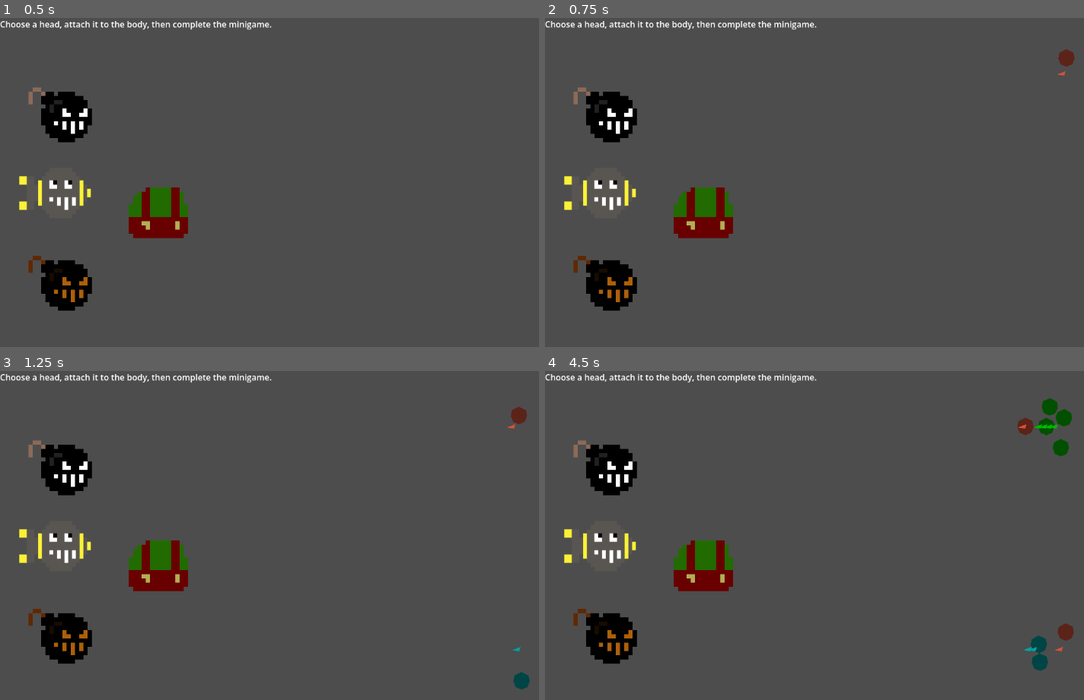
Above: before the commit, frames 1-4 (two rows, left to right).
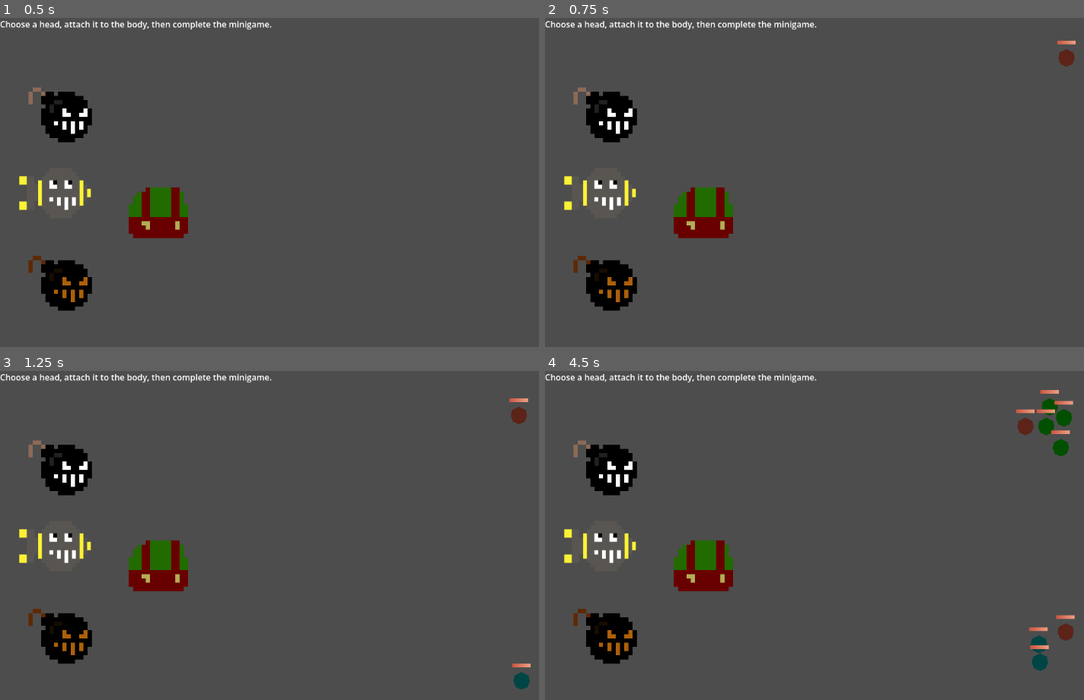
Above: after the commit, the same moments.

Repository: EctoCandy/Toy-Making-Game
Game: Godot game, scene res://Scenes/Lanes/lanes_proto_main.tscn
The game is run twice, just before and just after one commit, with the same random seed, the same clock (stepped at 60 frames per second) and the same inputs.
Inputs (mouse positions are in pixels of both pictures, inside the frame that each line leads up to):
- Up to frame 1 (0.5 s): no input
- Up to frame 2 (0.75 s): tap Enter at 0.5 s; move the mouse to (981, 172) at 0.52 s; hold 1 (1_key) from 0.53 s (still down); click (981, 172) at 0.67 s
- Up to frame 3 (1.25 s): keep holding 1 (1_key)
- Up to frame 4 (4.5 s): release 1 (1_key) at 1.25 s; tap Space at 1.25 s; drag from (728, 558) to (outside the picture) at 1.27 s; move the mouse to (911, 466) at 2.02 s; hold 3 (3_key) 2.03-2.75 s; click (911, 466) at 2.17 s; drag from (819, 611) to (outside the picture) at 2.77 s; move the mouse to (1030, 591) at 3.52 s; hold 1 (1_key) 3.53-4.25 s; click (1030, 591) at 3.67 s; drag from (668, 489) to (1078, 426) at 4.27 s

Frame 1 is identical in both runs. In frame 2, less than 0.1% of the frame differs, in the area x 95-99%, y 6-18%; in frame 3, 0.1%; in frame 4, 0.5%, in the area x 87-99%, y 5-91%.

Commit message:
Unit sprites are no longer rotating, ordering uses y axis (2.5D) and I setup player unit healthbar in the sprite as an experiment

Diff:
--- a/Scenes/Lanes/basic_enemy.tscn
+++ b/Scenes/Lanes/basic_enemy.tscn
@@ -15,25 +15,25 @@
 max_contacts_reported = 7
 script = ExtResource("1_lnkmd")
 
-[node name="CollisionShape2D" type="CollisionShape2D" parent="." unique_id=489891610]
-shape = SubResource("CircleShape2D_my7ai")
+[node name="Pivot" type="Node2D" parent="." unique_id=80256902]
 
-[node name="Polygon2D" type="Polygon2D" parent="." unique_id=907939166]
-self_modulate = Color(0.43134022, 0.43134025, 0.43134025, 1)
-color = Color(1, 1, 1, 0.531)
-polygon = PackedVector2Array(-13.262101, -9.818968, 9.536743e-07, -16.45002, 13.262109, -9.818968, 15.472455, 1.2327856, 11.051755, 12.284538, 9.536743e-07, 16.981533, -11.051751, 12.284538, -15.472451, 1.2327856)
-
-[node name="AttackCooldown" type="Timer" parent="." unique_id=758884567]
-wait_time = 0.1
-
-[node name="HealthBarPivot" type="Node2D" parent="." unique_id=705748251]
-
-[node name="HealthBar" parent="HealthBarPivot" unique_id=1347073494 node_paths=PackedStringArray("unit") instance=ExtResource("2_fecjr")]
+[node name="HealthBar" parent="Pivot" unique_id=1347073494 node_paths=PackedStringArray("unit") instance=ExtResource("2_fecjr")]
 offset_left = -18.0
 offset_top = -32.0
 offset_right = 17.0
 offset_bottom = -25.0
 unit = NodePath("../..")
 
+[node name="Polygon2D" type="Polygon2D" parent="Pivot" unique_id=907939166]
+self_modulate = Color(0.43134022, 0.43134025, 0.43134025, 1)
+color = Color(1, 1, 1, 0.531)
+polygon = PackedVector2Array(-13.262101, -9.818968, 9.536743e-07, -16.45002, 13.262109, -9.818968, 15.472455, 1.2327856, 11.051755, 12.284538, 9.536743e-07, 16.981533, -11.051751, 12.284538, -15.472451, 1.2327856)
+
+[node name="CollisionShape2D" type="CollisionShape2D" parent="." unique_id=489891610]
+shape = SubResource("CircleShape2D_my7ai")
+
+[node name="AttackCooldown" type="Timer" parent="." unique_id=758884567]
+wait_time = 0.1
+
 [connection signal="body_exited" from="." to="." method="_on_body_exited"]
 [connection signal="timeout" from="AttackCooldown" to="." method="_on_attack_cooldown_timeout"]
--- a/Scenes/Lanes/basic_player_unit.tscn
+++ b/Scenes/Lanes/basic_player_unit.tscn
@@ -6,9 +6,6 @@
 [ext_resource type="Texture2D" uid="uid://dt83ps7f6x7na" path="res://Assets/Art/RobotBody.png" id="3_4stia"]
 [ext_resource type="Texture2D" uid="uid://c86sbraccobbm" path="res://Assets/Art/ToyCrankSpritesheet.png" id="3_w52iy"]
 [ext_resource type="Texture2D" uid="uid://bsc6k8joigrk6" path="res://Assets/Art/TankTreads.png" id="5_pxdfh"]
-
-[sub_resource type="CircleShape2D" id="CircleShape2D_my7ai"]
-radius = 17.117243
 
 [sub_resource type="AtlasTexture" id="AtlasTexture_pxdfh"]
 atlas = ExtResource("3_w52iy")
@@ -74,6 +71,27 @@
 "speed": 8.0
 }]
 
+[sub_resource type="Gradient" id="Gradient_0b2sg"]
+colors = PackedColorArray(0.4608078, 0.16061279, 0.068631016, 1, 0.16709885, 0.081441276, 0.05518698, 1)
+
+[sub_resource type="GradientTexture2D" id="GradientTexture2D_nyo6d"]
+gradient = SubResource("Gradient_0b2sg")
+width = 22
+height = 11
+fill_from = Vector2(1, 0)
+fill_to = Vector2(0, 0)
+
+[sub_resource type="Gradient" id="Gradient_fa85u"]
+colors = PackedColorArray(0.7931711, 0.34591502, 0.26320228, 1, 0.9321078, 0.6216492, 0.51269495, 1)
+
+[sub_resource type="GradientTexture2D" id="GradientTexture2D_24roy"]
+gradient = SubResource("Gradient_fa85u")
+width = 22
+height = 11
+
+[sub_resource type="CircleShape2D" id="CircleShape2D_nyo6d"]
+radius = 17.029387
+
 [node name="BasicPlayerUnit" type="RigidBody2D" unique_id=1349566713]
 collision_mask = 11
 mass = 0.1
@@ -82,52 +100,58 @@
 max_contacts_reported = 7
 script = ExtResource("1_oovt2")
 
-[node name="CollisionShape2D" type="CollisionShape2D" parent="." unique_id=489891610]
-shape = SubResource("CircleShape2D_my7ai")
+[node name="Pivot" type="Node2D" parent="." unique_id=1747119850]
 
-[node name="Polygon2D" type="Polygon2D" parent="." unique_id=907939166]
-color = Color(0.23810166, 0.26133683, 0.27383968, 1)
-polygon = PackedVector2Array(-13.262101, -9.818968, 9.536743e-07, -16.45002, 13.262109, -9.818968, 15.472455, 1.2327856, 11.051755, 12.284538, 9.536743e-07, 16.981533, -11.051751, 12.284538, -16, 1)
+[node name="Sprites" type="Node2D" parent="Pivot" unique_id=1312190282]
+position = Vector2(0, -23)
+scale = Vector2(0.8, 0.8)
 
-[node name="AttackCooldown" type="Timer" parent="." unique_id=1212120893]
-wait_time = 0.1
-
-[node name="HealthBarPivot" type="Node2D" parent="." unique_id=1468327187]
-
-[node name="HealthBar" parent="HealthBarPivot" unique_id=1347073494 node_paths=PackedStringArray("unit") instance=ExtResource("2_rgwky")]
-offset_left = -18.0
-offset_top = -31.0
-offset_right = 17.0
-offset_bottom = -24.0
-unit = NodePath("../..")
-
-[node name="Sprites" type="Node2D" parent="." unique_id=1312190282]
-visible = false
-
-[node name="TreadSpriteR" type="Sprite2D" parent="Sprites" unique_id=707859760]
+[node name="TreadSpriteR" type="Sprite2D" parent="Pivot/Sprites" unique_id=707859760]
 z_as_relative = false
 position = Vector2(18.999998, 18)
 scale = Vector2(0.4, 0.4)
 texture = ExtResource("5_pxdfh")
 
-[node name="CrankSprite" type="AnimatedSprite2D" parent="Sprites" unique_id=1837397419]
+[node name="CrankSprite" type="AnimatedSprite2D" parent="Pivot/Sprites" unique_id=1837397419]
 position = Vector2(-36.999996, 0)
 scale = Vector2(0.4, 0.4)
 sprite_frames = SubResource("SpriteFrames_g4v7s")
 
-[node name="BodySprite" type="Sprite2D" parent="Sprites" unique_id=1967644059]
+[node name="BodySprite" type="Sprite2D" parent="Pivot/Sprites" unique_id=1967644059]
 scale = Vector2(0.4, 0.4)
 texture = ExtResource("3_4stia")
 
-[node name="TreadSpriteL" type="Sprite2D" parent="Sprites" unique_id=1169312529]
+[node name="TreadSpriteL" type="Sprite2D" parent="Pivot/Sprites" unique_id=1169312529]
 position = Vector2(-12, 18)
 scale = Vector2(0.4, 0.4)
 texture = ExtResource("5_pxdfh")
 
-[node name="HeadSprite" type="Sprite2D" parent="Sprites" unique_id=688149783]
+[node name="HeadSprite" type="Sprite2D" parent="Pivot/Sprites" unique_id=688149783]
 position = Vector2(2, -35)
 scale = Vector2(0.45, 0.45)
 texture = ExtResource("3_0hy33")
 
+[node name="HealthBar" parent="Pivot" unique_id=1347073494 node_paths=PackedStringArray("unit") instance=ExtResource("2_rgwky")]
+visible = true
+z_index = 0
+offset_left = -9.0
+offset_top = -31.0
+offset_right = 13.0
+offset_bottom = -20.0
+texture_under = SubResource("GradientTexture2D_nyo6d")
+texture_progress = SubResource("GradientTexture2D_24roy")
+unit = NodePath("../..")
+
+[node name="CollisionShape2D" type="CollisionShape2D" parent="." unique_id=489891610]
+position = Vector2(1, -10)
+shape = SubResource("CircleShape2D_nyo6d")
+
+[node name="Polygon2D" type="Polygon2D" parent="." unique_id=907939166]
+visible = false
+color = Color(0.23810166, 0.26133683, 0.27383968, 1)
+polygon = PackedVector2Array(-13.262101, -9.818968, 9.536743e-07, -16.45002, 13.262109, -9.818968, 15.472455, 1.2327856, 11.051755, 12.284538, 9.536743e-07, 16.981533, -11.051751, 12.284538, -16, 1)
+
+[node name="AttackCooldown" type="Timer" parent="." unique_id=1212120893]
+
 [connection signal="body_exited" from="." to="." method="_on_body_exited"]
 [connection signal="timeout" from="AttackCooldown" to="." method="_on_attack_cooldown_timeout"]
--- a/Scenes/Lanes/health_bar.tscn
+++ b/Scenes/Lanes/health_bar.tscn
@@ -12,19 +12,19 @@
 fill_from = Vector2(1, 0)
 fill_to = Vector2(0, 0)
 
-[sub_resource type="Gradient" id="Gradient_fa85u"]
+[sub_resource type="Gradient" id="Gradient_b1u38"]
 colors = PackedColorArray(0.7931711, 0.34591502, 0.26320228, 1, 0.9321078, 0.6216492, 0.51269495, 1)
 
 [sub_resource type="GradientTexture2D" id="GradientTexture2D_k5ul3"]
-gradient = SubResource("Gradient_fa85u")
+gradient = SubResource("Gradient_b1u38")
 width = 35
 height = 7
+metadata/_snap_count = 2
 
 [node name="EnemyHealthBar" type="TextureProgressBar" unique_id=1347073494]
-visible = false
 z_index = 1
-offset_right = 20.0
-offset_bottom = 5.0
+offset_right = 35.0
+offset_bottom = 7.0
 value = 100.0
 texture_under = SubResource("GradientTexture2D_hm7mj")
 texture_progress = SubResource("GradientTexture2D_k5ul3")
--- a/Scenes/Lanes/lane.tscn
+++ b/Scenes/Lanes/lane.tscn
@@ -45,10 +45,12 @@
 script = ExtResource("1_a533s")
 
 [node name="EnemyPath" type="Path2D" parent="." unique_id=2096653348]
+y_sort_enabled = true
 position = Vector2(0, 105)
 curve = SubResource("Curve2D_8ok3p")
 
 [node name="PlayerUnitPath" type="Path2D" parent="." unique_id=1252086058]
+y_sort_enabled = true
 position = Vector2(0, 105)
 curve = SubResource("Curve2D_a60md")
 
--- a/Scenes/Lanes/unit_path_follow.tscn
+++ b/Scenes/Lanes/unit_path_follow.tscn
@@ -12,6 +12,7 @@
 [node name="Guide" type="Node2D" parent="." unique_id=778142092]
 
 [node name="Polygon2D" type="Polygon2D" parent="Guide" unique_id=633285047]
+visible = false
 z_index = 3
 polygon = PackedVector2Array(-0.14303374, -4.67364, -2.388036, 3.8981867, 13.53107, -2.2245467)
 
--- a/Scripts/Lanes/basic_player_unit.gd
+++ b/Scripts/Lanes/basic_player_unit.gd
@@ -3,7 +3,7 @@
 @export var attack_strength = 10
 
 func _ready() -> void:
-	$Sprites/CrankSprite.play()
+	$Pivot/Sprites/CrankSprite.play()
 	encounter_collision_mask = 2
 	super._ready()
 
--- a/Scripts/Lanes/health_bar.gd
+++ b/Scripts/Lanes/health_bar.gd
@@ -2,17 +2,10 @@
 
 @export var unit : Node2D
 
-var pivot
-
 
 func _ready():
 	unit.health_changed.connect(update_health_bar)
-
-	pivot = get_parent()
 	update_health_bar()
-
-func _process(_delta: float) -> void:
-	pivot.rotation = -unit.rotation
 
 func update_health_bar():
 	value = unit.health * 100 / unit.max_health
--- a/Scripts/Lanes/unit.gd
+++ b/Scripts/Lanes/unit.gd
@@ -7,8 +7,6 @@
 ## The rigidbody tries it's best to follow its path "guide" and stops when it
 ## has collided with adversary or the "guide" has gotten too far away
 
-# TODO: Make "guide" always be ahead/close to unit on x axis so units don't go
-# backwards after being pushed away from guide
 # TODO: Lock rotation without changing the way units interact with each other
 
 signal health_changed
@@ -31,7 +29,8 @@
 var is_in_combat := false
 
 @onready var attack_cooldown: Timer = $AttackCooldown
-@onready var health_bar: TextureProgressBar = $HealthBarPivot/HealthBar
+@onready var pivot: Node2D = $Pivot
+@onready var health_bar: TextureProgressBar = $Pivot/HealthBar
 
 
 func _ready() -> void:
@@ -46,10 +45,12 @@
 
 
 func _process(_delta: float) -> void:
+	# Reversing rigidbody rotation to keep interesting physics behaviour
+	# but also have upright sprites >:)
+	pivot.rotation = -rotation
+
 	if enemies_in_range.size() == 0:
 		target_pos = path_guide.global_position
-
-
 
 	## CHECKING GUIDE/UNIT DISTANCE (not used anymore)
 	#
